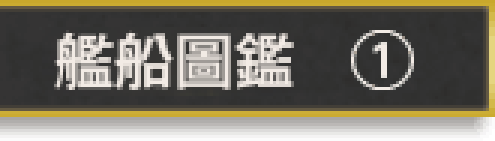
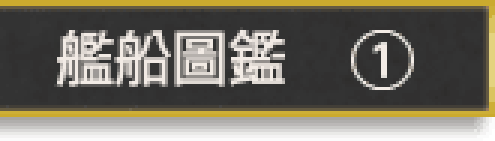
Layered file, before and after one edit (495px x 141px). Changes by layer:
painted on "艦船圖鑑" over [54, 27, 294, 90]
renamed "圖層 1" to "Calque 2", painted on it over [3, 6, 495, 138]
added layer "album_main_096" over [3, 6, 495, 138]
